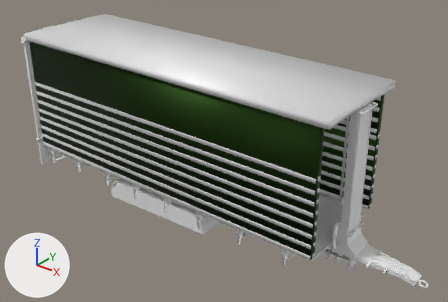
What one commit did to the FBX model cage_trailer/meshes/trucks/tuning/pup4.fbx.
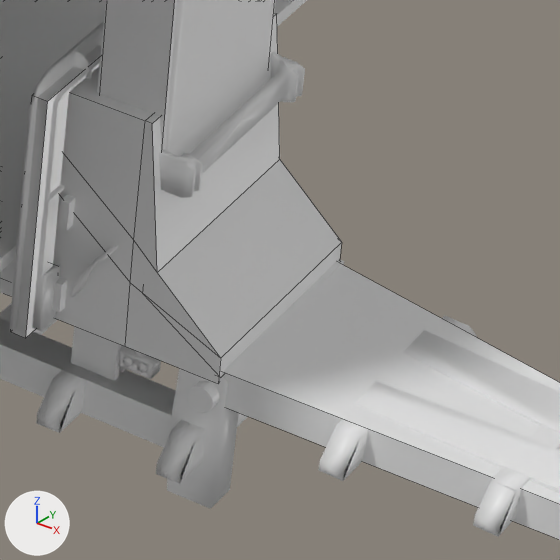
Old and new are each drawn whole from a 50 mm camera at (0.0555, -0.1254, 0.1015) aimed at (-0.0456, 0.001, 0.0231) and again close up on the part from 74% to 88% of the width and 71% to 92% of the height. Every picture has the same lights, and +X, +Y and +Z are marked at lower left. The close-ups show mesh edges as thin lines. Where no turn or scale is listed for an object, it has been applied to the vertices. Vertices at the same position are counted once.

The first close-up shows 'cdt_Body.010', 'cdt_Lift.007', 'pup4.001', 'pup4lift.001'.
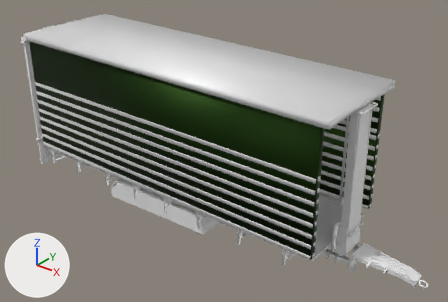
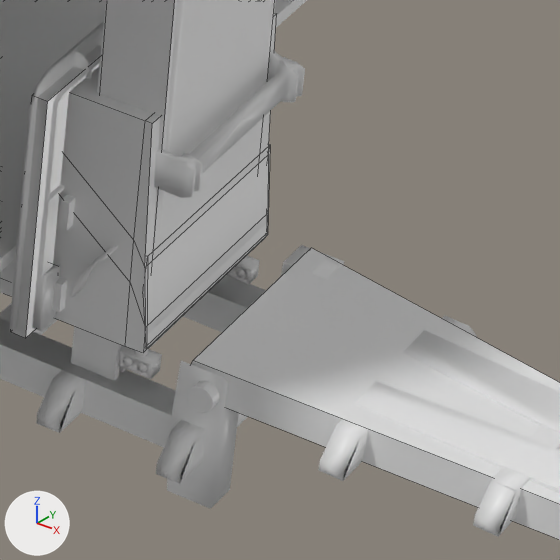
Location of each change, [x1, y1, x2, y2] in pixels of the close-ups (560 x 560 px; the box of a moved part takes in the faces that stretch with it):
part 1 of me_cube_913, moved or reshaped
    before: [125, 14, 342, 383]
    after: [125, 14, 277, 353]

The change in detail:
me_cube_913 has 924 vertices, 705 faces and spans x -0.1153..0.016, y -0.0169..0.0169, z 0.0113..0.058.
me_cube_913 is used by ob_cdt_body_010; location (-0.00003, 0.0, -0.00805).
Before the commit, vertices of me_cube_913: 182 (0.0003, -0.0036, 0.0171) at pixel (220, 377), 190 (0.0003, 0.0036, 0.0171), 219 (0.0002, 0.0036, 0.0177) at pixel (341, 242), 222 (0.0002, -0.0037, 0.0177) at pixel (220, 358), 225 (0.0003, -0.0037, 0.0169) at pixel (218, 383).
Before the commit, vertices of me_cube_913: 226 (0.0003, 0.0036, 0.0169).
Part 1, on me_cube_913:
Vertices 182, 190, 219, 222, 225, 226 of me_cube_913 move by (-0.0023, 0.0, 0.0).
Vertex 186 of me_cube_913 moves from (-0.001, -0.0035, 0.017) to (-0.002, -0.0035, 0.017) at pixel (146, 348).
Vertex 188 of me_cube_913 moves from (-0.001, 0.0037, 0.017) to (-0.002, 0.0037, 0.017) at pixel (267, 234).
Vertex 218 of me_cube_913 moves from (-0.0019, 0.0036, 0.0196) at pixel (279, 159) to (-0.0023, 0.0036, 0.0196) at pixel (268, 154).
Vertex 221 of me_cube_913 moves from (-0.0019, -0.0037, 0.0196) at pixel (157, 272) to (-0.0023, -0.0037, 0.0196) at pixel (144, 267).
